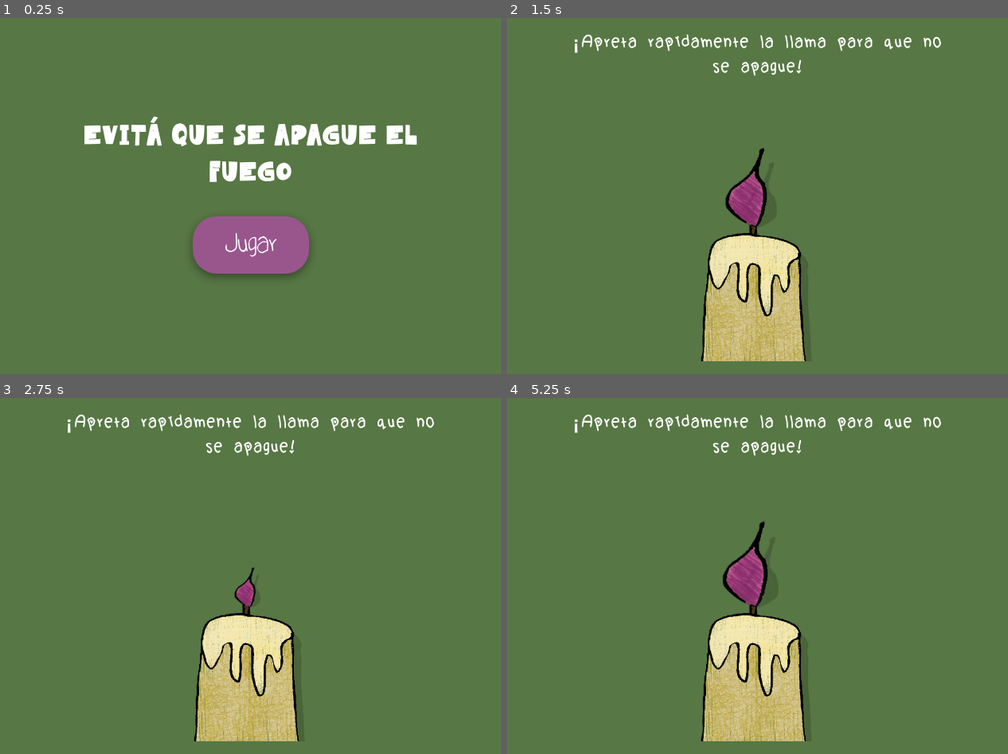
Above: before the commit, frames 1-4 (two rows, left to right).
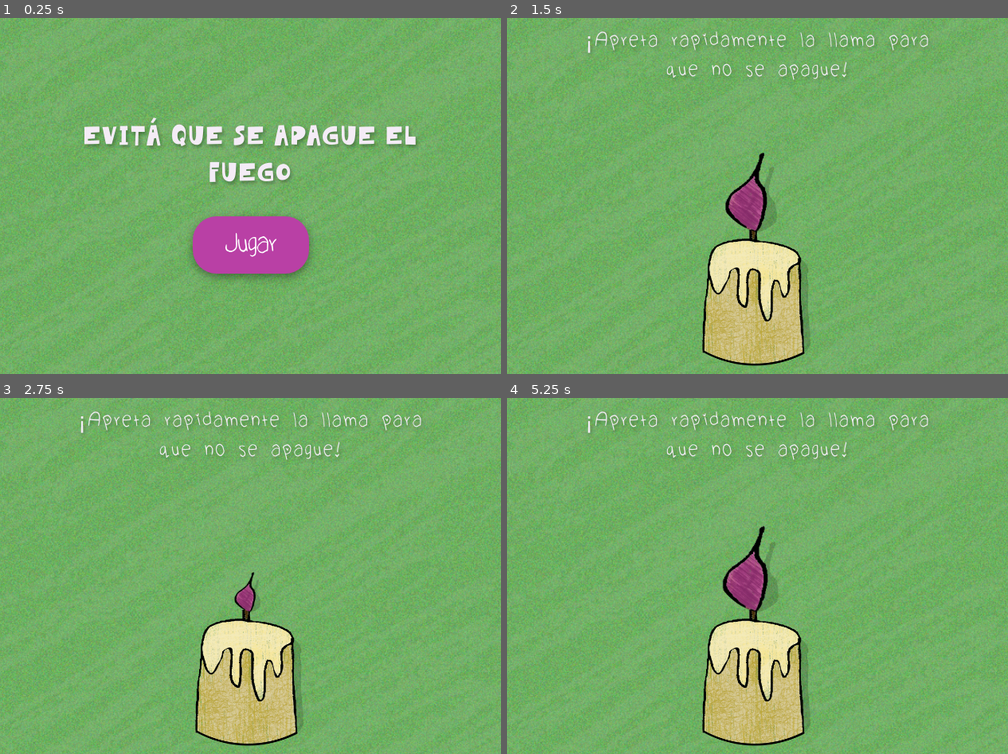
Above: after the commit, the same moments.

Repository: Almahardcastle/juego-vela
Game: browser game, page index.html
The game is run twice, just before and just after one commit, with the same random seed, the same clock (stepped at 60 frames per second) and the same inputs.
Inputs (mouse positions are in pixels of both pictures, inside the frame that each line leads up to; where the layout moved, square brackets give the same spot in the first picture):
- Up to frame 1 (0.25 s): no input
- Up to frame 2 (1.5 s): click "Jugar" at 0.27 s; click (757, 192) [757, 185] at 1.27 s
- Up to frame 3 (2.75 s): click (250, 579) [250, 576] at 1.87 s; click (250, 590) [250, 586] at 2.47 s
- Up to frame 4 (5.25 s): click (757, 600) [757, 593] at 3.07 s; click (757, 611) [757, 604] at 3.67 s; click (757, 554) [757, 551] at 4.27 s; click (757, 565) [757, 558] at 4.87 s

The runs differ from the first frame. In frame 1, 98% of the frame differs, in the area x 0-100%, y 0-100%; in frame 2, 95%; in frame 3, 96%; in frame 4, 95%.

Commit message:
Add files via upload

Diff:
--- a/index.html
+++ b/index.html
@@ -27,7 +27,7 @@
 
   <!-- Pantalla Final -->
   <div id="screen-win" class="screen">
-    <h1 class="title">¡Gracias por salvar el fuego!</h1>
+    <h1 class="title">¡Gracias por cuidar el fuego!</h1>
     <button id="btn-restart" class="btn">Jugar de nuevo</button>
   </div>
 
--- a/style.css
+++ b/style.css
@@ -16,8 +16,13 @@
 }
 
 body {
-  background-color: #577744;
-  color: #ffffff;
+  background-image: url('fondo.png');
+  background-size: cover;
+  background-position: center;
+  background-repeat: no-repeat;
+  background-attachment: fixed; /* Mantiene el fondo fijo al scrollear */
+
+  color: #f4ecf6;
   font-family: 'FuenteTitulo', sans-serif;
   min-height: 100vh;
   display: flex;
@@ -25,6 +30,7 @@
   align-items: center;
   overflow-y: auto;
   padding: 20px 0;
+  font-weight: normal;
 }
 
 .screen {
@@ -59,18 +65,20 @@
   line-height: 1.3;
   word-break: break-word;
   letter-spacing: 3px;
+  font-weight: normal;
+  text-shadow: 2px 3px 4px rgba(0, 0, 0, 0.3);
 }
 
 .instruction {
   font-family: 'FuenteBoton', sans-serif;
-  font-size: 1.5rem;
+  font-size: 1.8rem;
 }
 
 .btn {
   font-family: 'FuenteBoton', sans-serif;
   font-size: 2.5rem;
   padding: 16px 40px;
-  background-color: #98568d;
+  background-color: #b940a5;
   color: #ffffff;
   border: none;
   border-radius: 30px;
Binary file added: fondo.png
Binary file changed: vela.png
